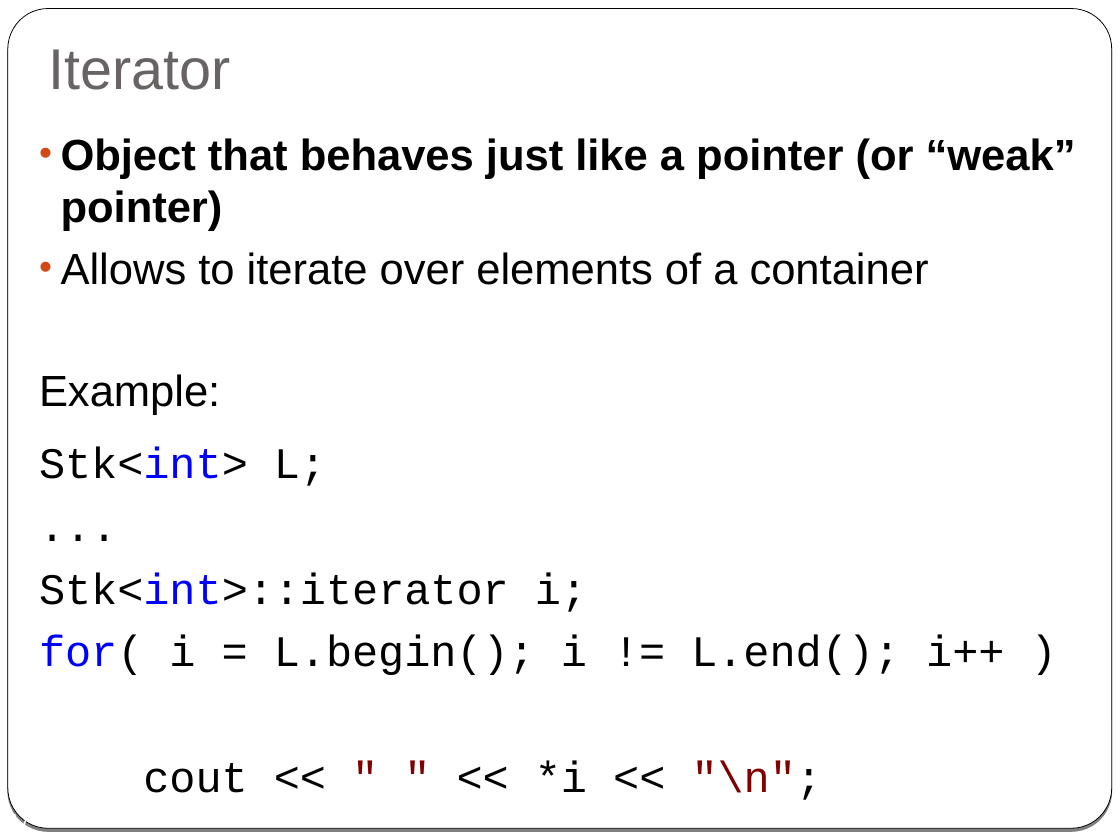
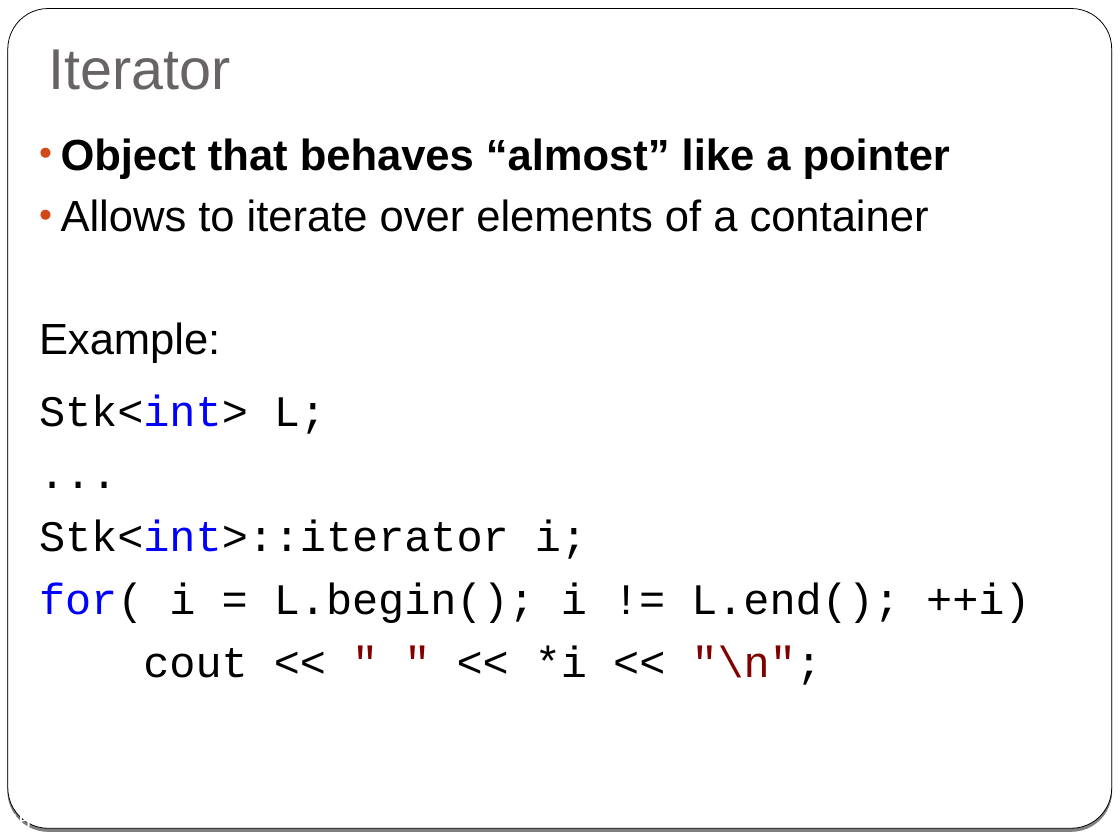
Before and after one commit to cpp-at-ariel/cpp-5778, a slide deck: slide 45 of week08-templates/slides.odp (slide 47 before the commit). Drawn at 1120x840 pixels with LibreOffice and Linux fonts; fonts in the diff are those of the drawing. Boxes give left, top, right and bottom in pixels: in the first picture for what was removed or moved away, otherwise in the second. Text is boxed around its words. In the diff, an @@ line names an element or a change of style, - is before the commit and + after.

```diff
--- a/week08-templates/slides.odp
+++ b/week08-templates/slides.odp
@@ text at (61,138,950,179): text changed @@
-• Object that behaves just like a pointer (or “weak” pointer)
+• Object that behaves “almost” like a pointer
@@ text at (39,394,1030,685): text changed @@
-Stk<int> L;
-...
-Stk<int>::iterator i;
-for( i = L.begin(); i != L.end(); i++ )
-cout << " " << *i << "\n";
+Stk<int> L;
+...
+Stk<int>::iterator i;
+for( i = L.begin(); i != L.end(); ++i)
+cout << " " << *i << "\n";
@@ page number at (6,812,30,827): text changed @@
-47
+45
```
Also in this commit, not shown: 8 other slides changed, 1 slide added, 3 slides removed, 3 other files.
